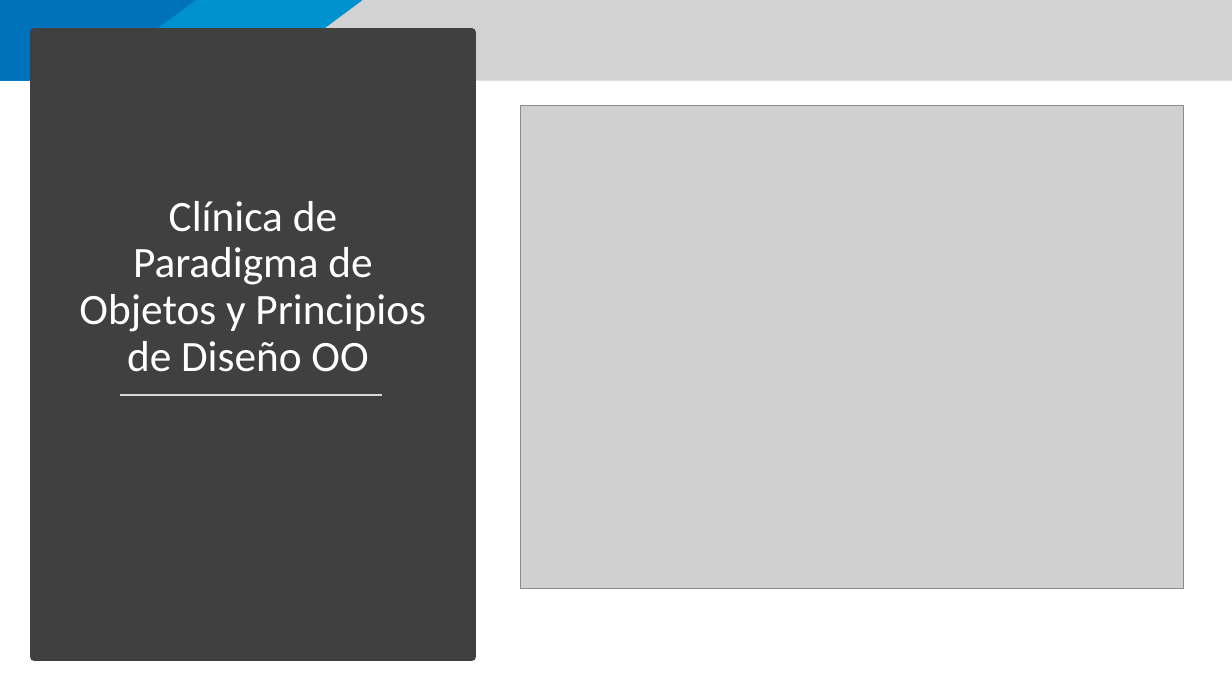
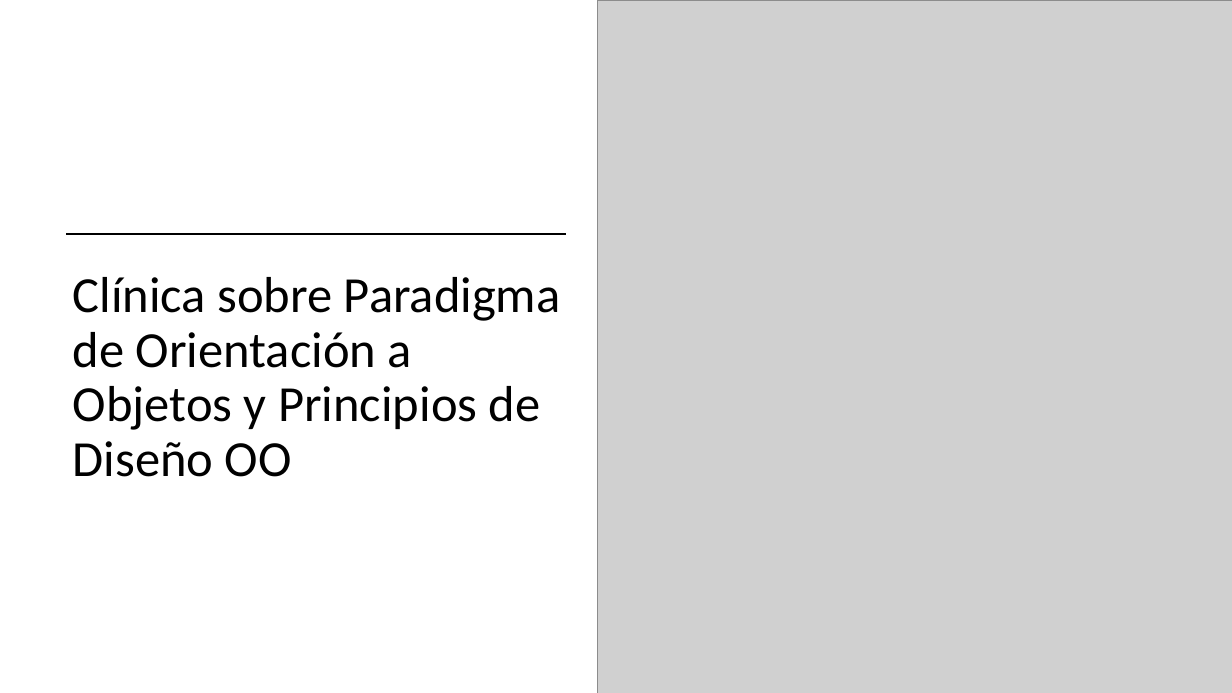
Before and after one commit to 111milprogramadores/clinicas-para-instructores, a slide deck: slide 2 of Clinica POO y Ppios de Diseño.pptx. Drawn at 1232x693 pixels with LibreOffice and Linux fonts; fonts in the diff are those of the drawing; grey boxes stand for pictures; background and template pictures are left out. Boxes give left, top, right and bottom in pixels: in the first picture for what was removed or moved away, otherwise in the second. Text is boxed around its words. In the diff, an @@ line names an element or a change of style, - is before the commit and + after.

```diff
--- a/Clinica POO y Ppios de Diseño.pptx
+++ b/Clinica POO y Ppios de Diseño.pptx
@@ rectangle added at [0, 0, 1232, 693], fill #FFFFFF @@
@@ picture: place and size @@
-picture at [521, 105, 1183, 589]
+picture at [598, 0, 1232, 693]
@@ rectangle removed at [34, 32, 472, 657] @@
@@ line added from (66, 234) to (565, 234), #000000 1.5 pt @@
@@ title "Clínica sobre Paradigma de Orientación ..." at [73, 277, 561, 477]: vertical alignment bottom to top @@
@@ title at [73, 277, 561, 477]: text changed; size 48 to 56 pt; text colour #FFFFFF to #000000 @@
-Clínica de Paradigma de Objetos y Principios de Diseño OO
+Clínica sobre Paradigma de Orientación a Objetos y Principios de Diseño OO
@@ line removed from (120, 395) to (382, 395) @@
```
Also in this commit, not shown: 3 other slides changed, 5 slides removed.
